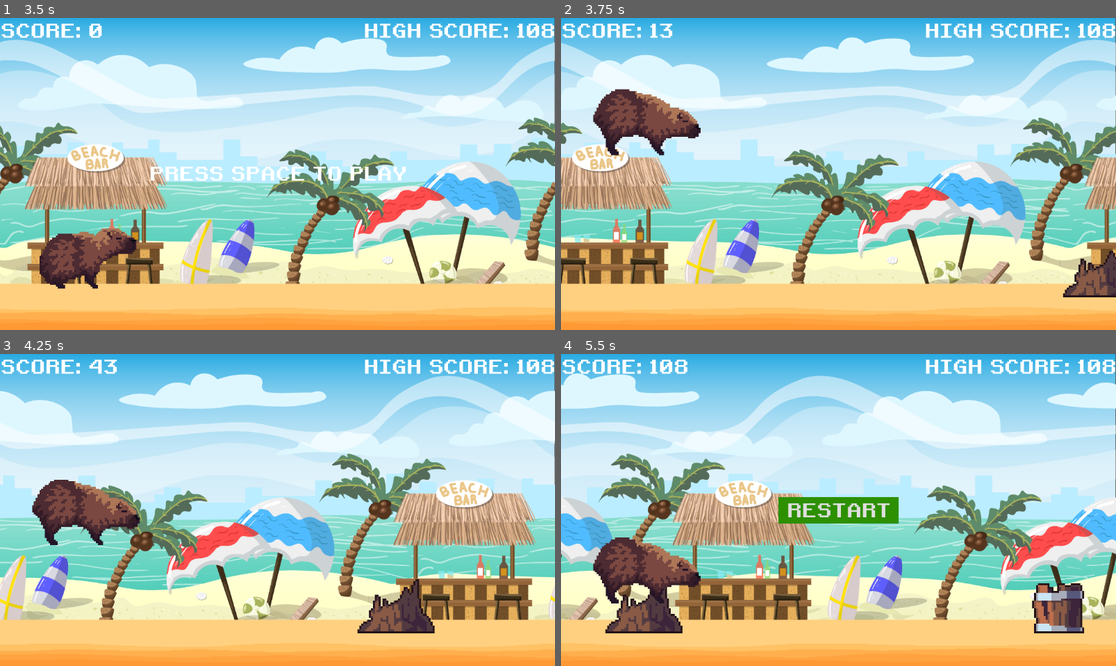
Above: before the commit, frames 1-4 (two rows, left to right).
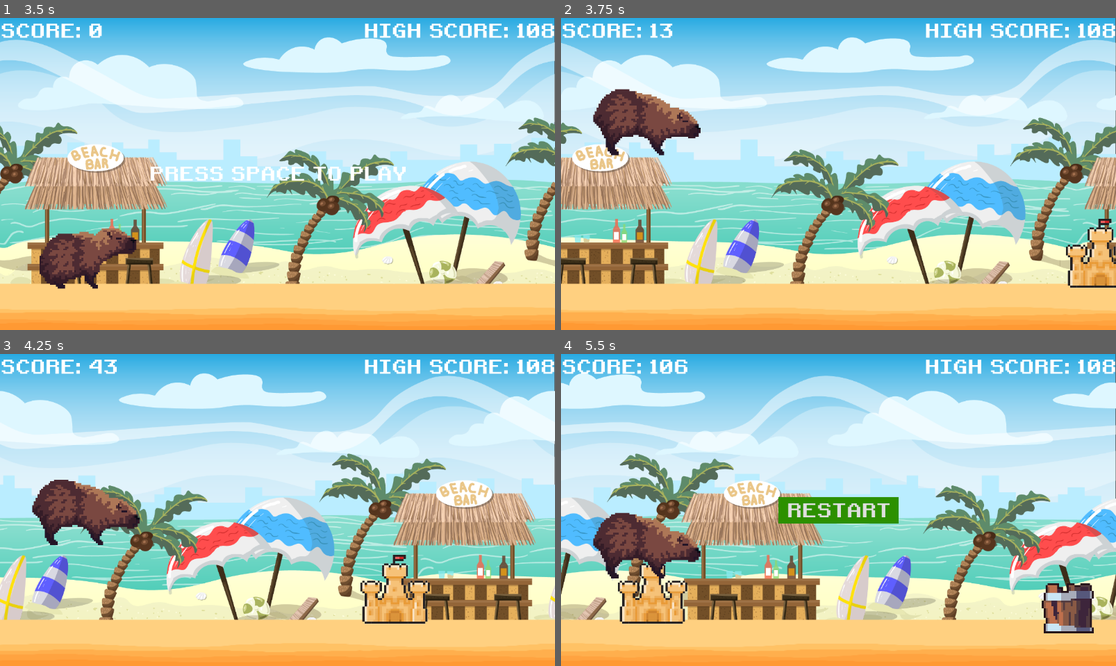
Above: after the commit, the same moments.

Repository: MatheuzH/devjogosProjetoFinal
Game: Godot game, scene res://scenes/main.tscn
The game is run twice, just before and just after one commit, with the same random seed, the same clock (stepped at 60 frames per second) and the same inputs.
Inputs:
- Up to frame 1 (3.5 s): tap Space at 0.5 s; tap Enter (ui_accept) at 0.77, 1.52 s; hold Down (ui_down) 2.03-2.75 s; click "RESTART" at 2.75 s
- Up to frame 2 (3.75 s): tap Space at 3.5 s
- Up to frame 3 (4.25 s): tap Enter (ui_accept) at 3.77 s
- Up to frame 4 (5.5 s): tap Enter (ui_accept) at 4.52, 5.27 s; hold Down (ui_down) from 5.03 s (still down)

Frame 1 is identical in both runs. In frame 2, 1.7% of the frame differs, in the area x 90-100%, y 64-90%; in frame 3, 2.2%; in frame 4, 24%, in the area x 0-100%, y 2-90%.

Commit message:
sand castle

Diff:
--- a/project.godot
+++ b/project.godot
@@ -10,7 +10,7 @@
 
 [application]
 
-config/name="dino_run_tut"
+config/name="corrida da capivara"
 run/main_scene="res://scenes/main.tscn"
 config/features=PackedStringArray("4.3", "Forward Plus")
 config/icon="res://icon.svg"
--- a/scenes/main.gd
+++ b/scenes/main.gd
@@ -1,11 +1,11 @@
 extends Node
 
 
-var stump_scene = preload("res://scenes/stump.tscn")
+var sand_castle_scene = preload("res://scenes/sand_castle.tscn")
 var rock_scene = preload("res://scenes/rock.tscn")
 var barrel_scene = preload("res://scenes/barrel.tscn")
 var bird_scene = preload("res://scenes/bird.tscn")
-var obstacle_types := [stump_scene, rock_scene, barrel_scene]
+var obstacle_types := [sand_castle_scene, rock_scene, barrel_scene]
 var obstacles : Array
 var bird_heights := [200, 390]
 
--- /dev/null
+++ b/scenes/sand_castle.tscn
@@ -0,0 +1,16 @@
+[gd_scene load_steps=2 format=3 uid="uid://btdxpemlmwebw"]
+
+[ext_resource type="Texture2D" uid="uid://cvs5i7njw7u1c" path="res://assets/img/obstacles/sand-castle-in-pixel-art-style-vector_processed.png" id="1_usgii"]
+
+[node name="sand_castle" type="Area2D"]
+
+[node name="Sprite2D" type="Sprite2D" parent="."]
+texture_filter = 1
+position = Vector2(-2, -19)
+scale = Vector2(0.653535, 0.653535)
+texture = ExtResource("1_usgii")
+
+[node name="CollisionPolygon2D" type="CollisionPolygon2D" parent="."]
+position = Vector2(-25, -23)
+scale = Vector2(3.72988, 3.6993)
+polygon = PackedVector2Array(25.47, 21.3554, -13.4053, 21.085, -14, -5, -2.14484, -5.40642, -1.87674, -19.1928, 15.282, -19.1928, 14.7458, -5.40642, 26.5424, -5.40642)
--- a/scenes/stump.tscn
+++ /dev/null
@@ -1,14 +0,0 @@
-[gd_scene load_steps=2 format=3 uid="uid://btdxpemlmwebw"]
-
-[ext_resource type="Texture2D" uid="uid://ca01iuenpdkvj" path="res://assets/img/obstacles/stump.png" id="1_u7kpv"]
-
-[node name="Stump" type="Area2D"]
-
-[node name="Sprite2D" type="Sprite2D" parent="."]
-texture_filter = 1
-scale = Vector2(4, 4)
-texture = ExtResource("1_u7kpv")
-
-[node name="CollisionPolygon2D" type="CollisionPolygon2D" parent="."]
-scale = Vector2(4, 4)
-polygon = PackedVector2Array(20, 14, -20, 14, -10.5, -5.75, -2.25, -1.25, 10.5, -13.5)
Binary file added: assets/img/obstacles/sand-castle-in-pixel-art-style-vector_processed.png
Not shown, added: assets/img/obstacles/sand-castle-in-pixel-art-style-vector_processed.png.import
Not shown: 2 places in scenes/game_over.tscn that only renumber resources
